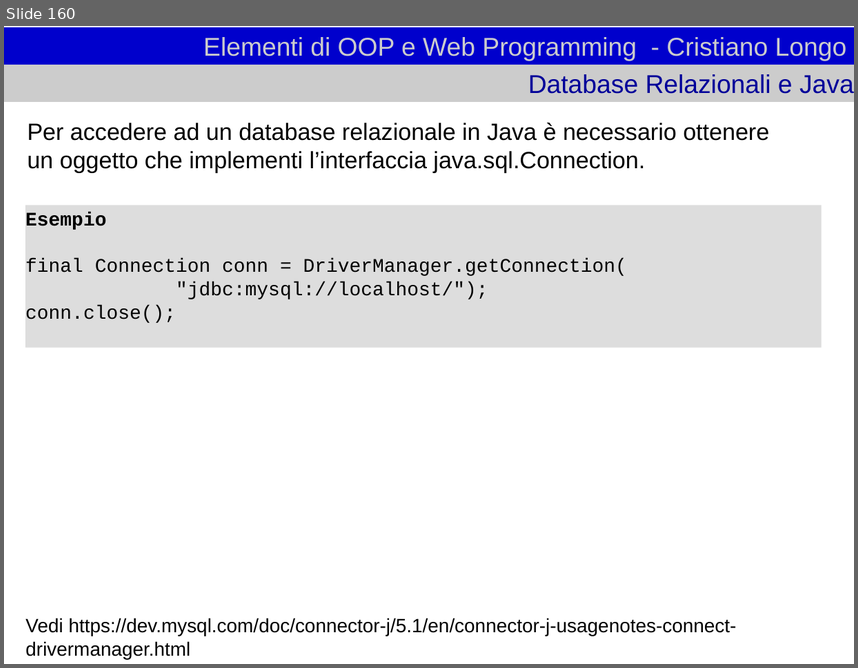
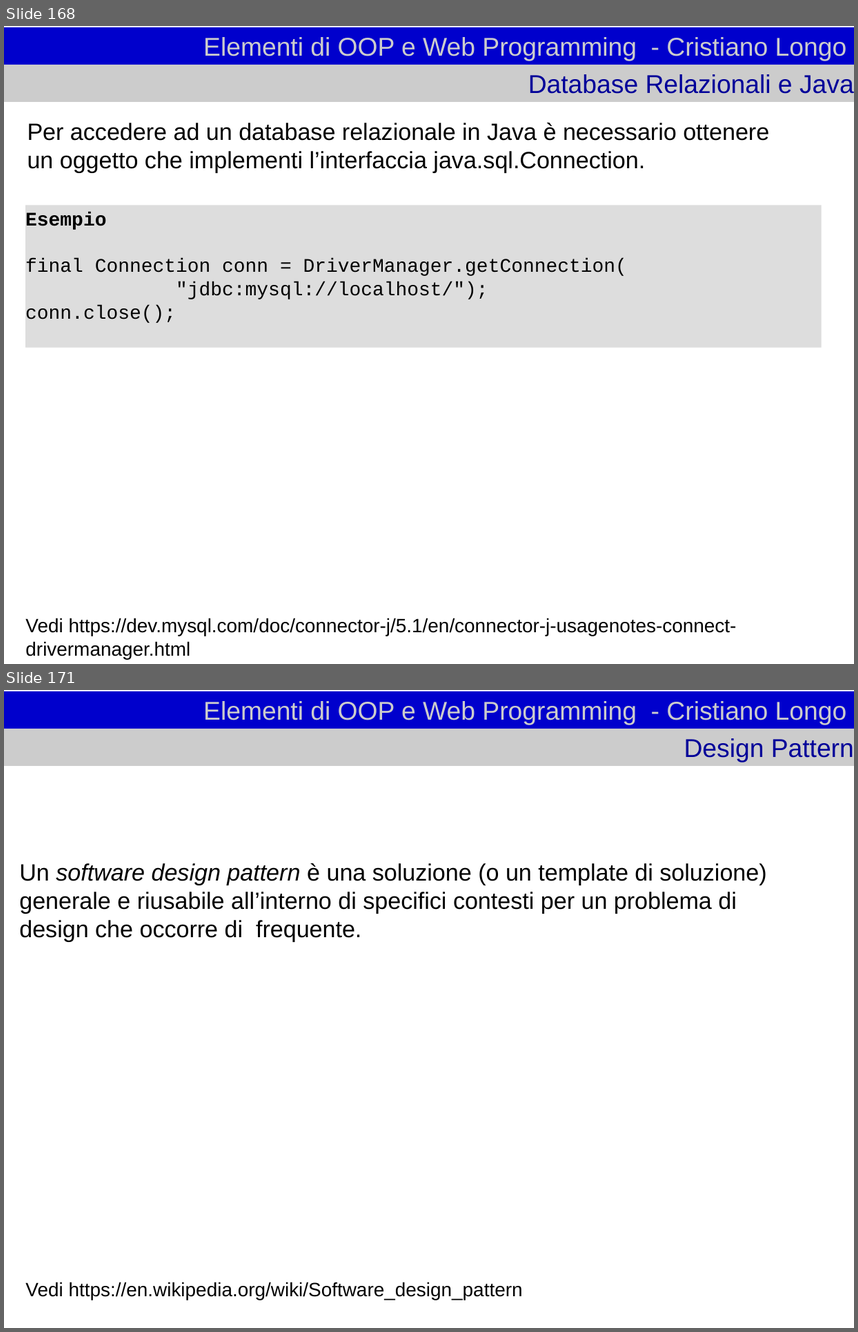
Before and after one commit to cristianolongoodhl/courses, a slide deck: JavaAndOOP/oopweb1.odp. Shown one above the other, each under a label of ours: slide 160 before the commit, slides 168 and 171 after it; the slides between them are not shown. The pictures are 858x668 and 858x1332 pixels, drawn with LibreOffice and Linux fonts; fonts in the diff are those of the drawing. Boxes give left, top, right and bottom in pixels: in the first picture for what was removed or moved away, otherwise in the second. Text is boxed around its words. In the diff, an @@ line names an element or a change of style, - is before the commit and + after.

Commit message:
javaandoop design patterns

```diff
--- a/JavaAndOOP/oopweb1.odp
+++ b/JavaAndOOP/oopweb1.odp
@@ slide 171 added at box(4, 690, 854, 1328), background #FFFFFF @@
@@ title added at box(4, 691, 854, 729), fill #0000CC, 24 pt, text #CCCCCC @@
+Elementi di OOP e Web Programming - Cristiano Longo
@@ title added at box(4, 729, 854, 766), fill #CCCCCC, 24 pt, text #000099 @@
+Design Pattern
@@ text added at box(19, 863, 766, 941), 22 pt, text #000000 @@
+Un software design pattern è una soluzione (o un template di soluzione) generale e riusabile all’interno di specifici contesti per un problema di design che occorre di frequente.
@@ text added at box(25, 1281, 523, 1299), 18 pt, text #000000 @@
+Vedi https://en.wikipedia.org/wiki/Software_design_pattern
@@ what was slide 160 is now slide 168 @@
```
Also in this commit, not shown: 26 other slides added, 1 slide removed, 2 other files.
